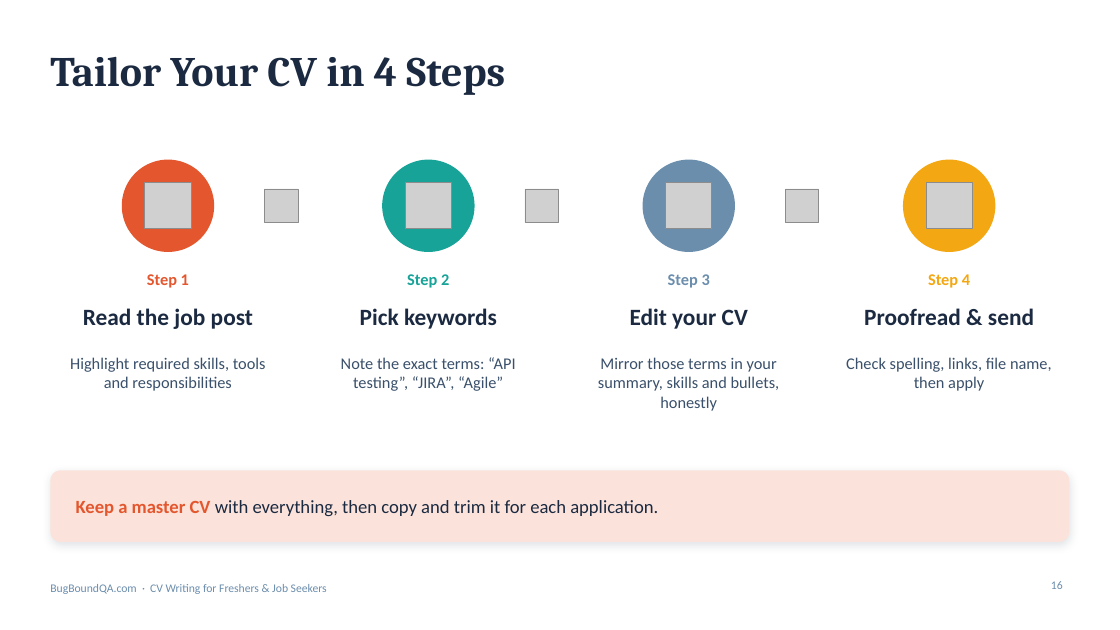
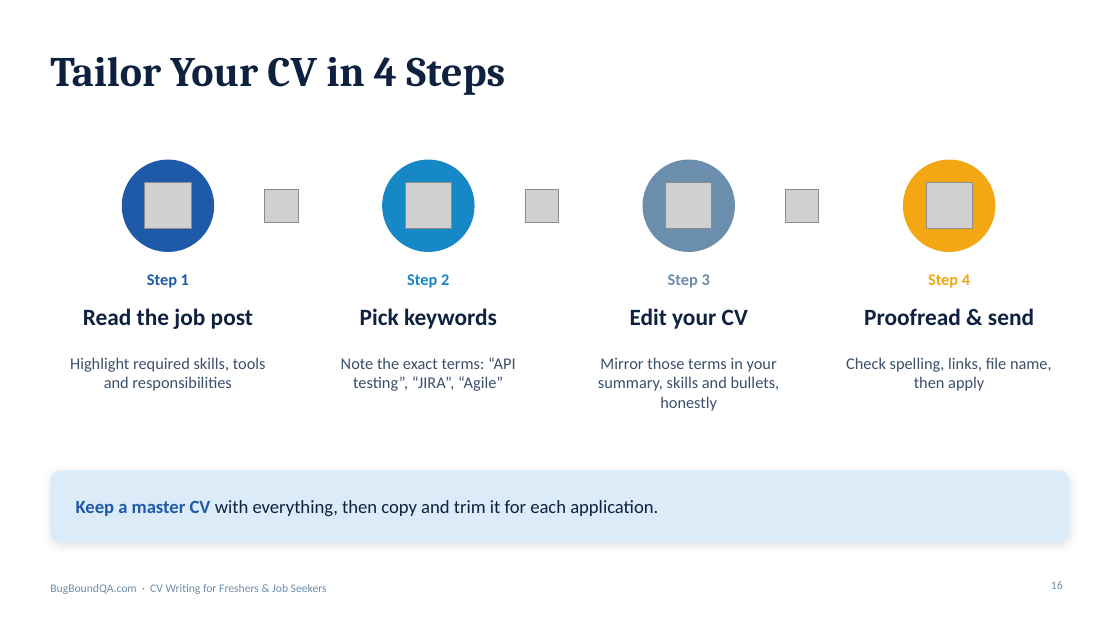
Before and after one commit to Katha-Sikdar/AutomationWithPlayWright, a slide deck: slide 16 of presentations/CV_Writing_for_Freshers_BugBoundQA.pptx. Drawn at 1120x630 pixels with LibreOffice and Linux fonts; fonts in the diff are those of the drawing; grey boxes stand for pictures; background and template pictures are left out. Boxes give left, top, right and bottom in pixels: in the first picture for what was removed or moved away, otherwise in the second. Text is boxed around its words. In the diff, an @@ line names an element or a change of style, - is before the commit and + after.

```diff
--- a/presentations/CV_Writing_for_Freshers_BugBoundQA.pptx
+++ b/presentations/CV_Writing_for_Freshers_BugBoundQA.pptx
@@ ellipse at <box>122,160,214,252</box>: fill #E4572E to #1E5AA8 @@
@@ ellipse at <box>382,160,475,252</box>: fill #17A398 to #1688C6 @@
@@ text "Step 1" at <box>147,274,189,288</box>: text colour #E4572E to #1E5AA8 @@
@@ text "Step 2" at <box>407,274,449,288</box>: text colour #17A398 to #1688C6 @@
@@ rounded rectangle at <box>50,471,1070,542</box>: fill #FBE3DB to #DCEBF8; shadow changed @@
@@ text "Keep a master CV with ..." at <box>76,500,658,516</box>: text colour #E4572E to #1E5AA8 in "Keep a master CV"; text colour #1B2A41 to #0E2240 in "with everything, then copy and trim it ..." @@
```
Also in this commit, not shown: 18 other slides changed.
